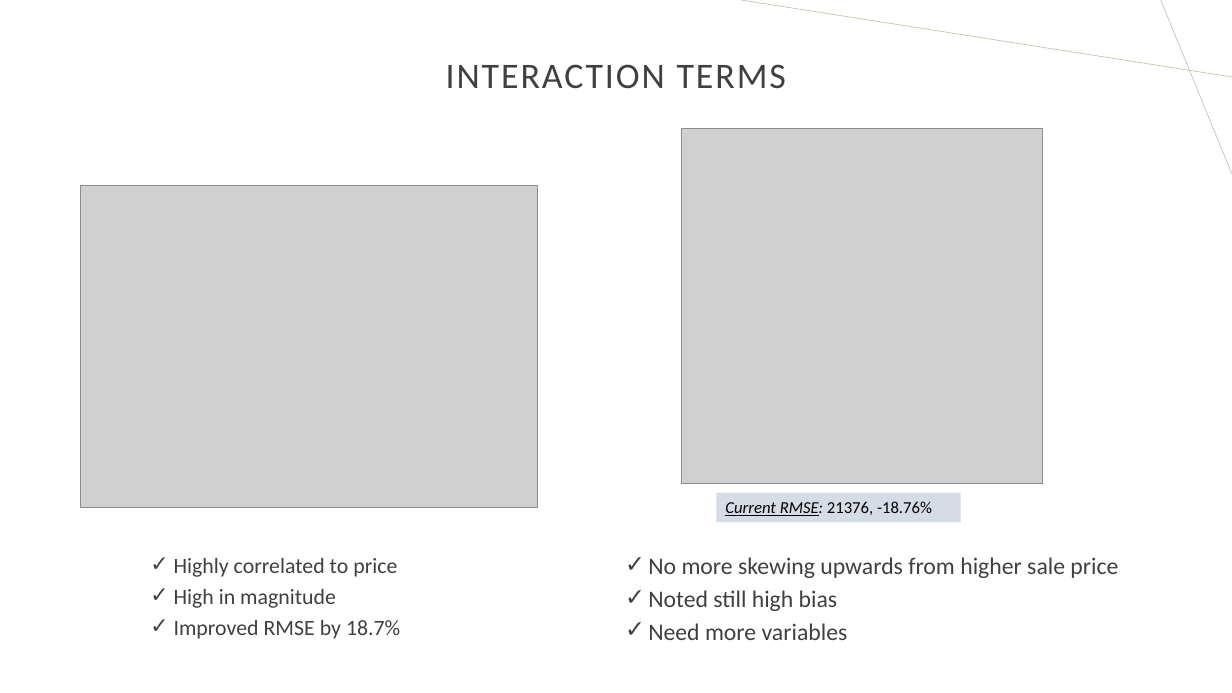
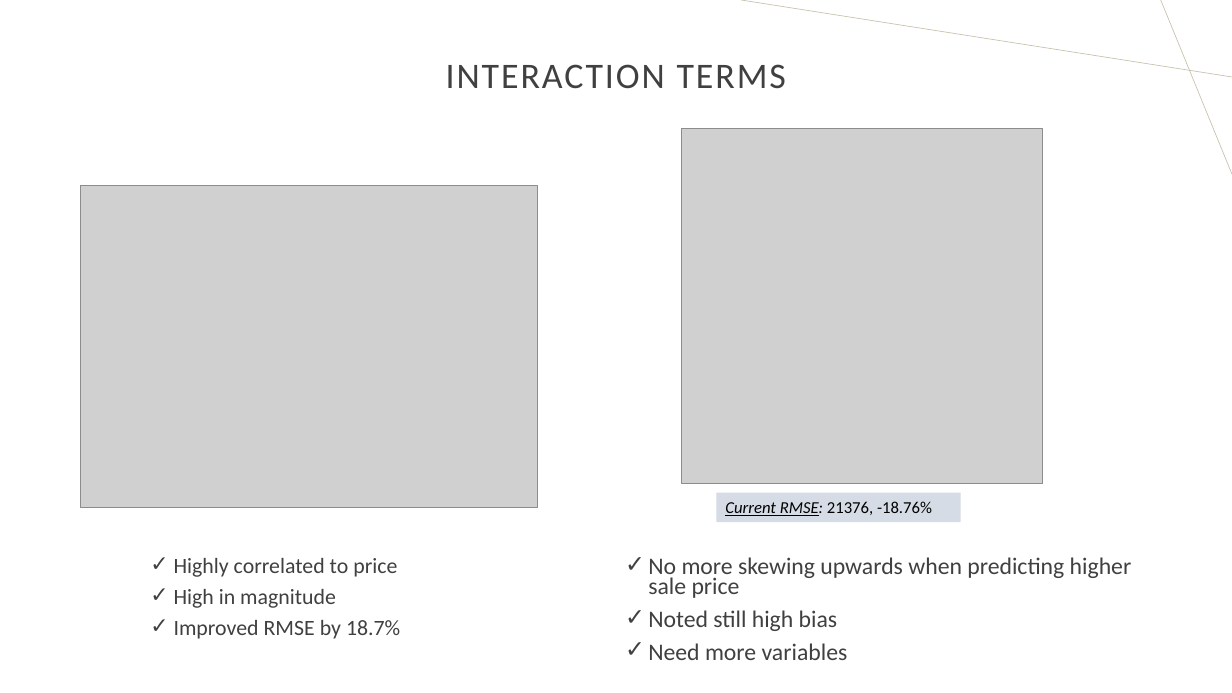
Before and after one commit to DS-GitHub2022/GA-Projects, a slide deck: slide 15 of Project2/Issue of under-predicting house prices.pptx (slide 13 before the commit). Drawn at 1232x693 pixels with LibreOffice and Linux fonts; fonts in the diff are those of the drawing; grey boxes stand for pictures. Boxes give left, top, right and bottom in pixels: in the first picture for what was removed or moved away, otherwise in the second. Text is boxed around its words. In the diff, an @@ line names an element or a change of style, - is before the commit and + after.

```diff
--- a/Project2/Issue of under-predicting house prices.pptx
+++ b/Project2/Issue of under-predicting house prices.pptx
@@ text at [648, 557, 1132, 598]: text changed @@
-✓ No more skewing upwards from higher sale price
+✓ No more skewing upwards when predicting higher sale price
```
Also in this commit, not shown: 8 other slides changed, 2 slides added, 5 other files.
